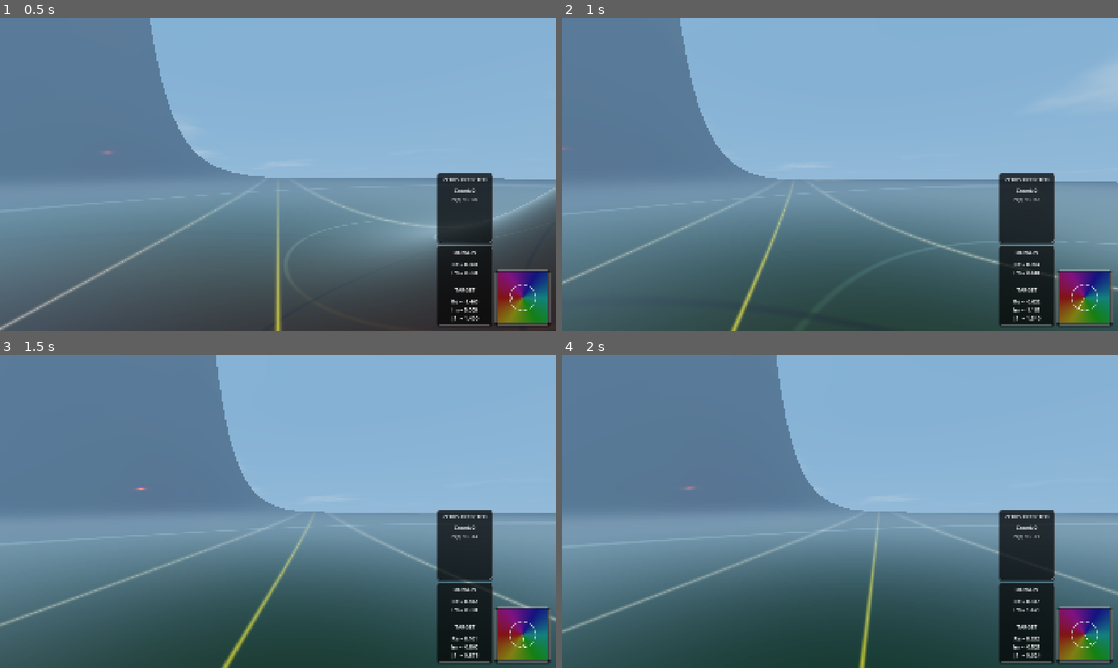
Above: before the commit, frames 1-4 (two rows, left to right).
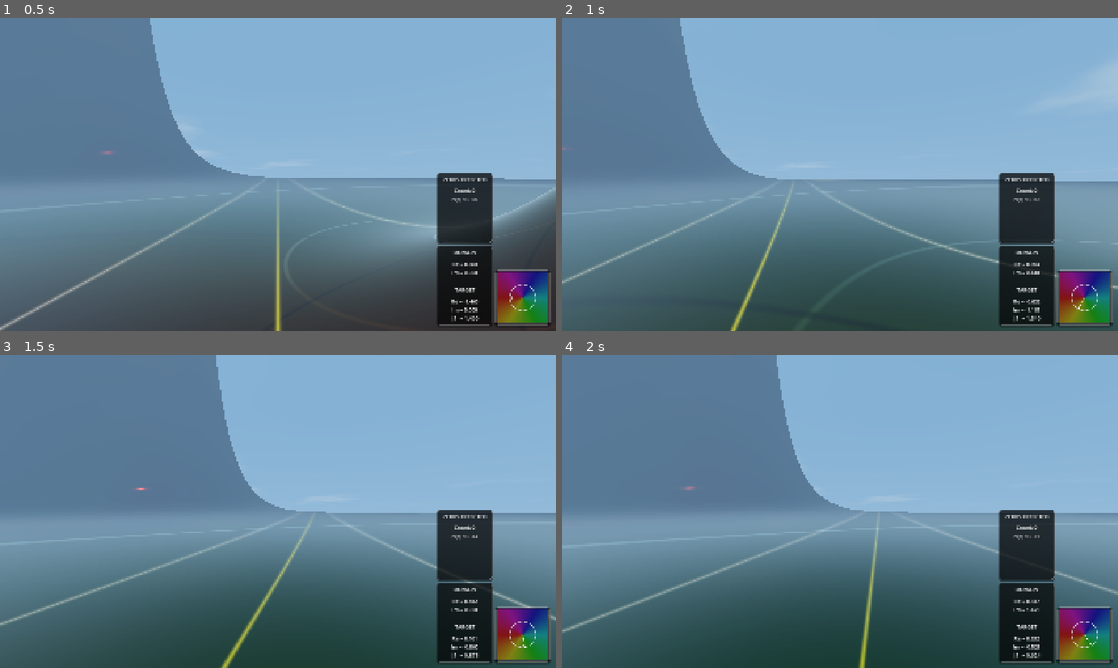
Above: after the commit, the same moments.

Repository: allanino/complex-functions-explorer
Game: Godot game, scene res://core/main.tscn
The game is run twice, just before and just after one commit, with the same random seed, the same clock (stepped at 60 frames per second) and the same inputs.
Inputs (mouse positions are in pixels of both pictures, inside the frame that each line leads up to):
- Up to frame 1 (0.5 s): no input
- Up to frame 2 (1 s): tap Enter at 0.5 s; move the mouse to (867, 174) at 0.52 s; hold W (move_forward) from 0.53 s (still down); tap G at 0.6 s; click (867, 174) at 0.67 s; tap Space at 0.77 s
- Up to frame 3 (1.5 s): keep holding W (move_forward); move the mouse to (250, 511) at 1.27 s; tap N at 1.35 s
- Up to frame 4 (2 s): keep holding W (move_forward); tap Space at 1.52 s

Frame 1 is identical in both runs. In frame 2, 0.1% of the frame differs, in the area x 0-100%, y 40-88%; in frame 3, 0.1%; in frame 4, less than 0.1%.

Commit message:
fix: implement predictive terrain height checking and strict movement blocking at MAX_WORLD_HEIGHT boundaries

Diff:
--- a/player/player_controller.gd
+++ b/player/player_controller.gd
@@ -444,7 +444,9 @@
 			velocity.x = move_toward(velocity.x, 0, current_speed)
 			velocity.z = move_toward(velocity.z, 0, current_speed)
 
-	var terrain_h = get_terrain_height(global_position.x, global_position.z, current_f)
+	# Predict player's position based on velocity and check its height
+	var predicted_pos = global_position + velocity * delta
+	var terrain_h = get_terrain_height(predicted_pos.x, predicted_pos.z)
 
 	var is_field_valid = is_finite(current_f.x) and is_finite(current_f.y) and is_finite(current_mag)
 	if not is_field_valid or not is_finite(terrain_h):
@@ -453,22 +455,14 @@
 		last_valid_terrain_height = terrain_h
 
 	# Prevent player from probing heights higher/lower than MAX_WORLD_HEIGHT
-	var buffer = 15.0
-	if abs(terrain_h) > MAX_WORLD_HEIGHT - buffer:
-		var t = clamp((MAX_WORLD_HEIGHT - abs(terrain_h)) / buffer, 0.0, 1.0)
-		# Only slow down if moving towards the boundary (absolute height increasing)
+	if abs(terrain_h) >= MAX_WORLD_HEIGHT:
+		# If moving to a height that is greater in magnitude than our current/last height, block it
 		if abs(terrain_h) > abs(last_terrain_h):
-			velocity.x *= t
-			velocity.z *= t
-
-		# If we have reached or exceeded the limit, apply a gentle corrective pull
-		if abs(terrain_h) >= MAX_WORLD_HEIGHT:
-			var to_safe = last_player_pos - global_position
-			to_safe.y = 0.0
-			if to_safe.length_squared() > 1e-6:
-				var penetration = abs(terrain_h) - MAX_WORLD_HEIGHT
-				velocity += to_safe.normalized() * penetration * 5.0 * GameState.effective_zoom
-				terrain_h = last_terrain_h
+			velocity.x = 0.0
+			velocity.z = 0.0
+			terrain_h = last_terrain_h
+		terrain_h = clamp(terrain_h, -MAX_WORLD_HEIGHT, MAX_WORLD_HEIGHT)
+
 
 	# Estimate slope and push camera away from rising walls
 	var target_offset = camera_push_offset
